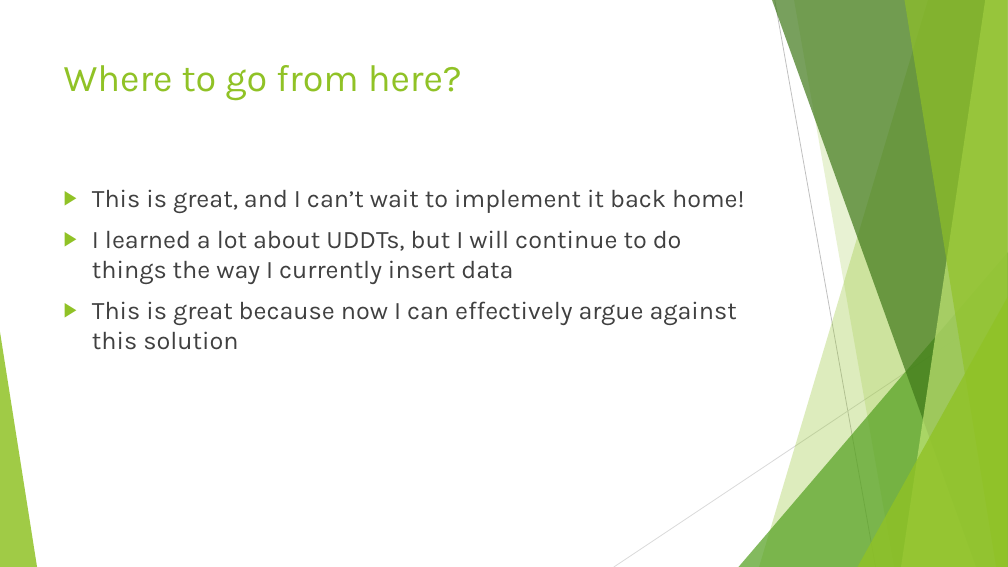
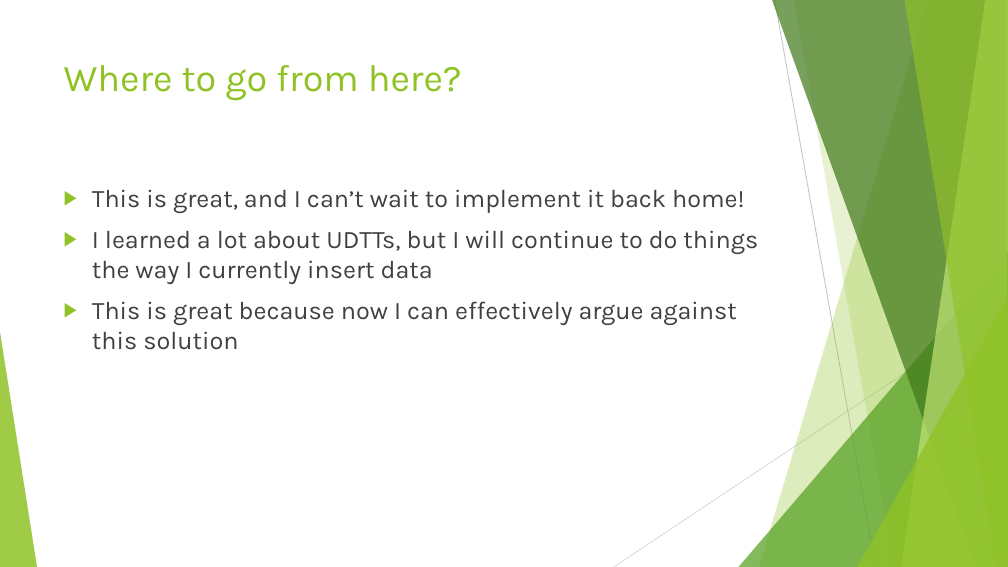
Before and after one commit to jbfoushee/MyPresentations, a slide deck: slide 47 of Datatables_and_Dataframes_to_SQL_Procs/User-defined Table Types.pptx. Drawn at 1008x567 pixels with LibreOffice and Linux fonts; fonts in the diff are those of the drawing. Boxes give left, top, right and bottom in pixels: in the first picture for what was removed or moved away, otherwise in the second. Text is boxed around its words. In the diff, an @@ line names an element or a change of style, - is before the commit and + after.

```diff
--- a/Datatables_and_Dataframes_to_SQL_Procs/User-defined Table Types.pptx
+++ b/Datatables_and_Dataframes_to_SQL_Procs/User-defined Table Types.pptx
@@ text at (92,230,758,284): text changed @@
-▶ I learned a lot about UDDTs, but I will continue to do things the way I currently insert data
+▶ I learned a lot about UDTTs, but I will continue to do things the way I currently insert data
```
Also in this commit, not shown: 11 other slides changed.
